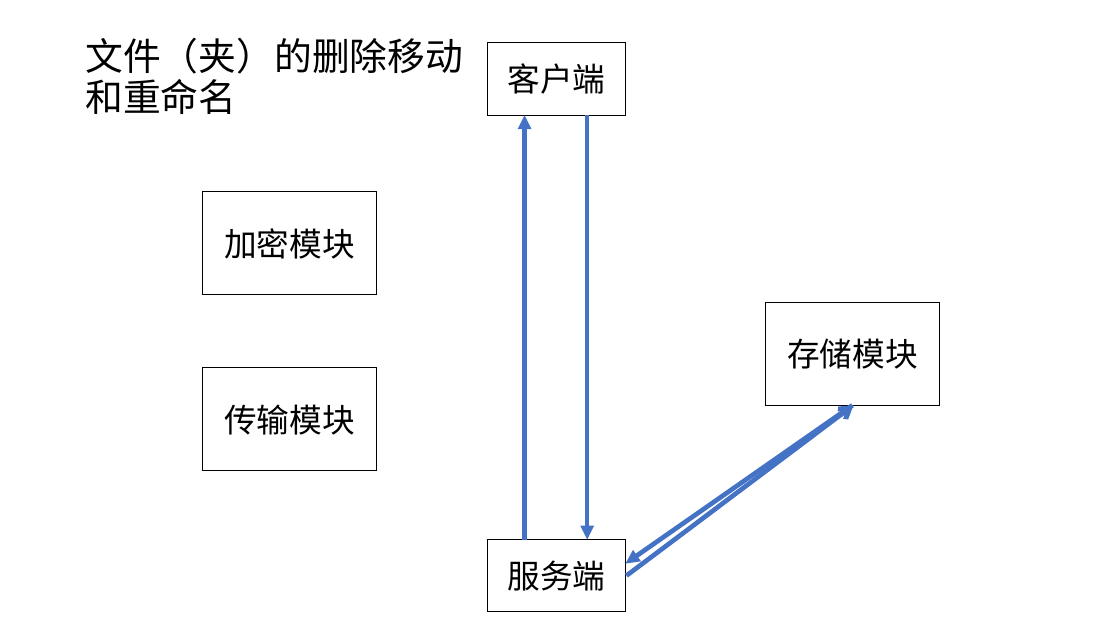
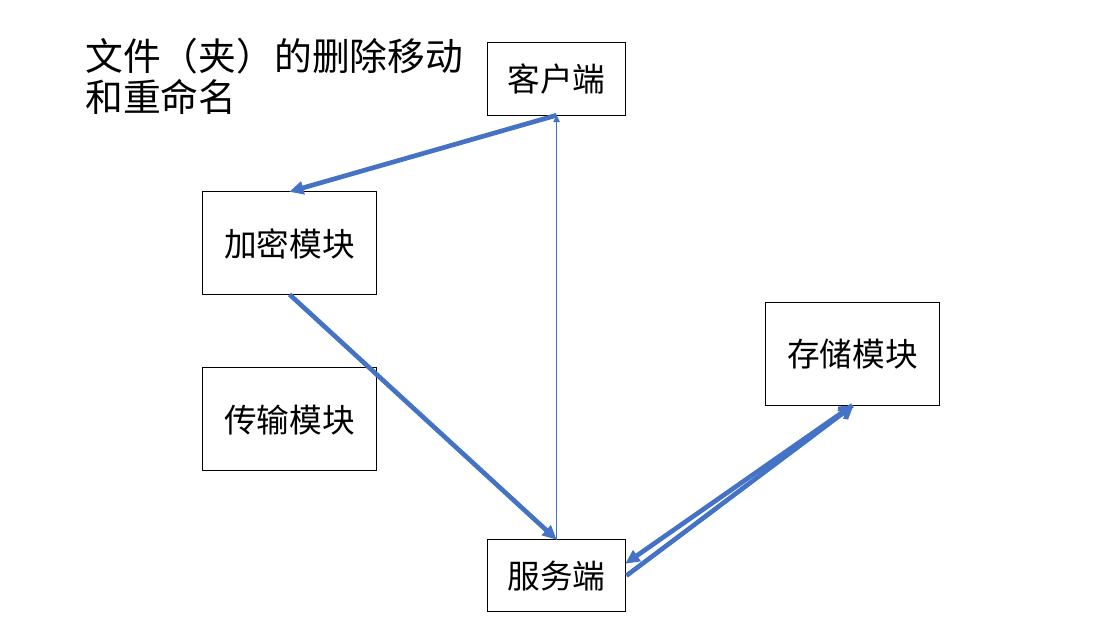
Before and after one commit to royalvald/MediumTest, a slide deck: slide 6 of 基于加密搜索的可靠在线文件管理系统.pptx (slide 7 before the commit). Drawn at 1120x630 pixels with LibreOffice and Linux fonts; fonts in the diff are those of the drawing. Boxes give left, top, right and bottom in pixels: in the first picture for what was removed or moved away, otherwise in the second. Text is boxed around its words. In the diff, an @@ line names an element or a change of style, - is before the commit and + after.

```diff
--- a/基于加密搜索的可靠在线文件管理系统.pptx
+++ b/基于加密搜索的可靠在线文件管理系统.pptx
@@ arrow added from (557, 115) to (290, 192), #4472C4 4 pt @@
@@ arrow removed from (524, 539) to (524, 115) @@
@@ arrow moved from (587, 115) - (587, 539) to (557, 539) - (557, 115) @@
@@ arrow (557, 539) - (557, 115): stroke #4472C4 4 pt to #4472C4 0.5 pt @@
@@ arrow added from (290, 295) to (557, 539), #4472C4 4 pt @@
```
Also in this commit, not shown: 4 other slides changed, 1 slide removed.
